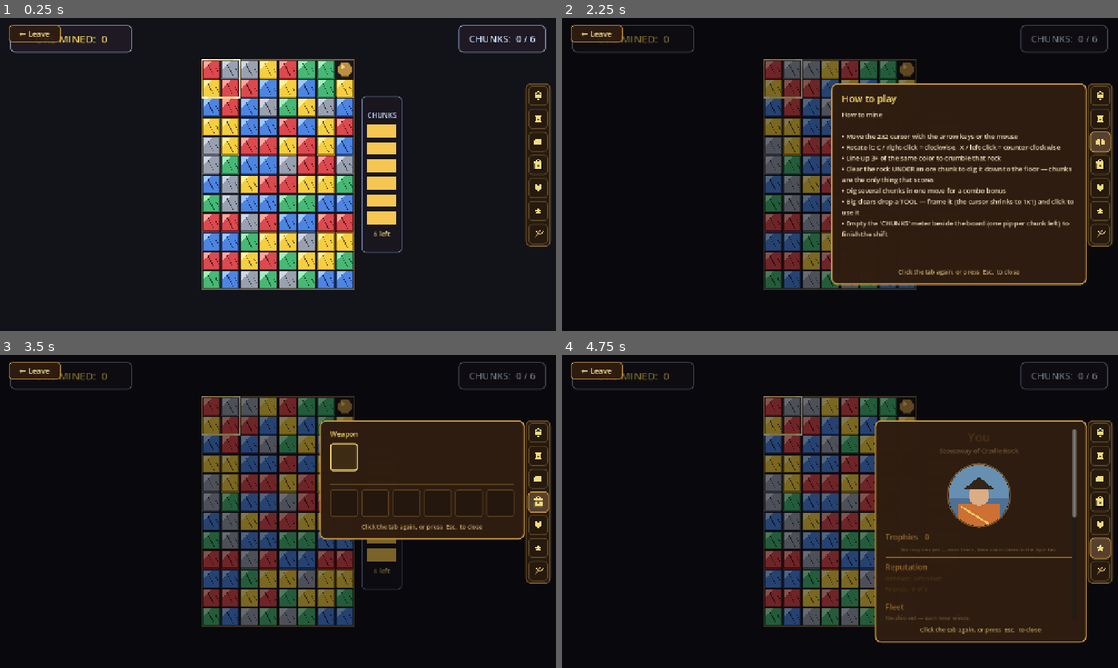
Above: before the commit, frames 1-4 (two rows, left to right).
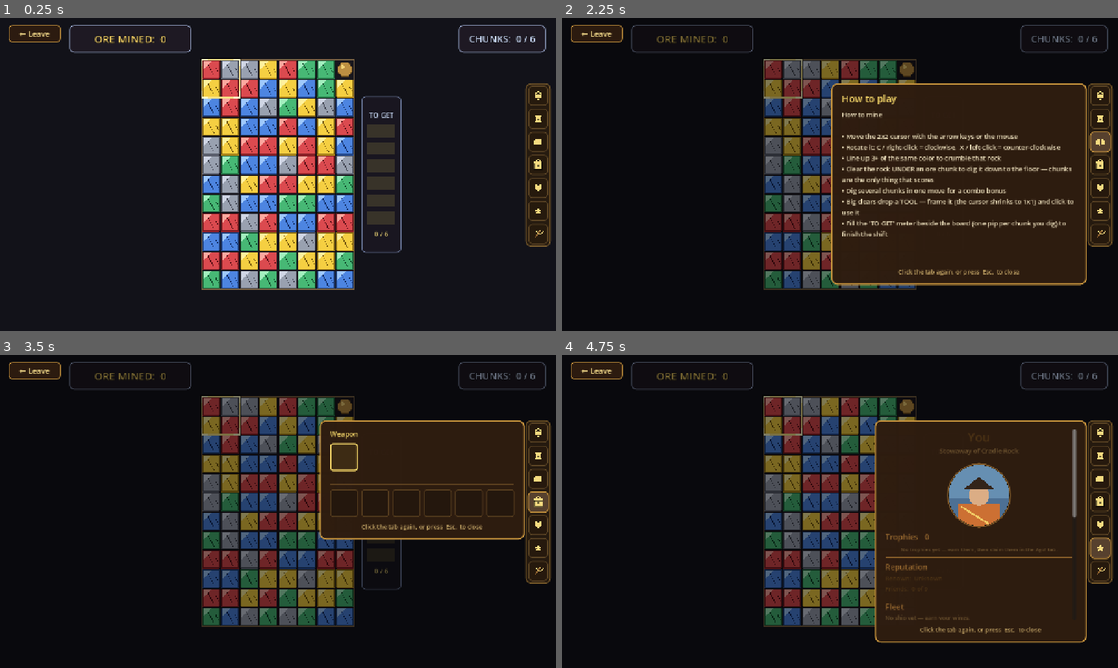
Above: after the commit, the same moments.

Repository: TairoyZone/shivaliva-shanty
Game: Godot game, scene res://puzzles/mining/mining.tscn
The game is run twice, just before and just after one commit, with the same random seed, the same clock (stepped at 60 frames per second) and the same inputs. This scene is started directly instead of the project's main scene.
Inputs (mouse positions are in pixels of both pictures, inside the frame that each line leads up to):
- Up to frame 1 (0.25 s): no input
- Up to frame 2 (2.25 s): click "0" at 0.5 s; click (1101, 118) at 1.27 s; click (1101, 143) at 2.02 s
- Up to frame 3 (3.5 s): click (539, 502) at 2.77 s
- Up to frame 4 (4.75 s): click (1101, 524) at 3.52 s; click (1101, 549) at 4.27 s

The runs differ from the first frame. In frame 1, 2.1% of the frame differs, in the area x 1-73%, y 2-75%; in frame 2, 0.7%; in frame 3, 0.7%; in frame 4, 0.3%.

Commit message:
fix(puzzles): clear the top-left Leave button across all puzzle HUDs + rework the Mine meter
The Leave button moved to the top-left last commit, which then sat on top of
puzzles' top-left HUDs. Swept every PuzzleScene scene (audited each) and shifted
the colliding top-left element clear of the button (x>=155), leaving the button
put:
- Mining: TopBar offset_left 24->160 (the "ORE MINED" banner)
- Gem Drop: TopBar offset_left 24->160 (the "YOU 0/6" panel)
- Lumberjacking: TopBar offset_left 24->160 (the WOOD/SCORE panel)
- Skirmish Boarding: title x 40->155
- Patchworks: "The Patchworks" title x 40->160
(Loft, Skirmish duel/1v1, and the voyage station were already clear — centered
HUDs or below the button band — no change.)

Also reworked the Mine's chunk meter per feedback: renamed CHUNKS -> "TO GET",
the pips now start EMPTY and fill bottom-up as you dig each chunk (count reads
X / target), instead of looking full and draining. Help text updated to match.

Co-Authored-By: Claude Opus 4.8 (1M context) <noreply@anthropic.com>

Diff:
--- a/puzzles/gem_drop/gem_drop.tscn
+++ b/puzzles/gem_drop/gem_drop.tscn
@@ -51,7 +51,7 @@
 [node name="TopBar" type="HBoxContainer" parent="UI"]
 anchors_preset = 10
 anchor_right = 1.0
-offset_left = 24.0
+offset_left = 160.0
 offset_top = 16.0
 offset_right = -24.0
 offset_bottom = 96.0
--- a/puzzles/lumberjacking/lumberjacking.tscn
+++ b/puzzles/lumberjacking/lumberjacking.tscn
@@ -41,7 +41,7 @@
 [node name="TopBar" type="HBoxContainer" parent="UI"]
 anchors_preset = 10
 anchor_right = 1.0
-offset_left = 24.0
+offset_left = 160.0
 offset_top = 16.0
 offset_right = -24.0
 offset_bottom = 80.0
--- a/puzzles/mining/mining.gd
+++ b/puzzles/mining/mining.gd
@@ -49,7 +49,7 @@
 		+ "• Clear the rock UNDER an ore chunk to dig it down to the floor — chunks are the only thing that scores\n"
 		+ "• Dig several chunks in one move for a combo bonus\n"
 		+ "• Big clears drop a TOOL — frame it (the cursor shrinks to 1x1) and click to use it\n"
-		+ "• Empty the 'CHUNKS' meter beside the board (one pip per chunk left) to finish the shift")
+		+ "• Fill the 'TO GET' meter beside the board (one pip per chunk you dig) to finish the shift")
 	_board.ore_changed.connect(_on_ore_changed)
 	_board.progress_changed.connect(_on_progress_changed)
 	_board.combo_landed.connect(_on_combo_landed)
@@ -77,14 +77,15 @@
 
 func _on_progress_changed(remaining: int, target: int) -> void:
 
-	_refresh_dug(target - remaining)
+	var extracted : int = target - remaining
+	_refresh_dug(extracted)
 	for i in _pips.size():
-		var lit : bool = i < remaining
+		var lit : bool = i >= target - extracted   # FILL from the bottom up as chunks are dug (was: drained)
 		var pip : ColorRect = _pips[i]
 		pip.color = (Color(0.96, 0.78, 0.32, 1.0) if lit
 			else Color(0.22, 0.20, 0.16, 1.0))
 	if _meter_count != null:
-		_meter_count.text = "%d left" % remaining
+		_meter_count.text = "%d / %d" % [extracted, target]
 
 
 # --- Progress meter (the "banana column" reskin) ---------------------
@@ -114,7 +115,7 @@
 	vbox.mouse_filter = Control.MOUSE_FILTER_IGNORE
 	panel.add_child(vbox)
 	var title : Label = Label.new()
-	title.text = "CHUNKS"
+	title.text = "TO GET"
 	title.add_theme_font_size_override("font_size", 16)
 	title.add_theme_color_override("font_color", Color(0.82, 0.88, 1.0, 1.0))
 	title.add_theme_color_override("font_outline_color", Color(0, 0, 0, 0.85))
@@ -126,13 +127,13 @@
 	for i in target:
 		var pip : ColorRect = ColorRect.new()
 		pip.custom_minimum_size = Vector2(44.0, 30.0)
-		pip.color = Color(0.96, 0.78, 0.32, 1.0)
+		pip.color = Color(0.22, 0.20, 0.16, 1.0)   # starts EMPTY — fills in as you dig chunks out
 		pip.mouse_filter = Control.MOUSE_FILTER_IGNORE
 		vbox.add_child(pip)
 		_pips.append(pip)
-	# A plain count under the pips so the meter is unmistakable: how many ore chunks are still left to dig out.
+	# A plain count under the pips so the meter is unmistakable: chunks dug so far, out of the target.
 	_meter_count = Label.new()
-	_meter_count.text = "%d left" % target
+	_meter_count.text = "0 / %d" % target
 	_meter_count.add_theme_font_size_override("font_size", 15)
 	_meter_count.add_theme_color_override("font_color", Color(0.96, 0.86, 0.5, 1.0))
 	_meter_count.add_theme_color_override("font_outline_color", Color(0, 0, 0, 0.85))
--- a/puzzles/mining/mining.tscn
+++ b/puzzles/mining/mining.tscn
@@ -37,7 +37,7 @@
 [node name="TopBar" type="HBoxContainer" parent="UI"]
 anchors_preset = 10
 anchor_right = 1.0
-offset_left = 24.0
+offset_left = 160.0
 offset_top = 16.0
 offset_right = -24.0
 offset_bottom = 80.0
--- a/puzzles/patchworks/patchworks_scene.gd
+++ b/puzzles/patchworks/patchworks_scene.gd
@@ -101,7 +101,7 @@
 	var layer : CanvasLayer = CanvasLayer.new()
 	layer.layer = 10
 	add_child(layer)
-	_make_label(layer, "The Patchworks", Vector2(40.0, 26.0), 30, Color(0.98, 0.86, 0.5), HORIZONTAL_ALIGNMENT_LEFT, 320.0)
+	_make_label(layer, "The Patchworks", Vector2(160.0, 26.0), 30, Color(0.98, 0.86, 0.5), HORIZONTAL_ALIGNMENT_LEFT, 320.0)   # clear the top-left Leave button
 	_score_label = _make_label(layer, "0", Vector2(960.0, 26.0), 28, Color(0.98, 0.9, 0.55), HORIZONTAL_ALIGNMENT_RIGHT, 280.0)
 	_combo_label = _make_label(layer, "", Vector2(960.0, 64.0), 20, Color(0.78, 1.0, 0.68), HORIZONTAL_ALIGNMENT_RIGHT, 280.0)
 	_flash_label = _make_label(layer, "", Vector2(440.0, 40.0), 44, Color(1.0, 0.95, 0.6), HORIZONTAL_ALIGNMENT_CENTER, 400.0)
--- a/puzzles/skirmish/skirmish_boarding.gd
+++ b/puzzles/skirmish/skirmish_boarding.gd
@@ -419,7 +419,7 @@
 	title.add_theme_color_override("font_color", Color(0.98, 0.86, 0.42, 1.0))
 	title.add_theme_color_override("font_outline_color", Color(0, 0, 0, 0.85))
 	title.add_theme_constant_override("outline_size", 4)
-	title.position = Vector2(40.0, 18.0)
+	title.position = Vector2(155.0, 18.0)   # clear the top-left Leave button (x20..140)
 	_ui.add_child(title)
 
 	for c in _combatants:
